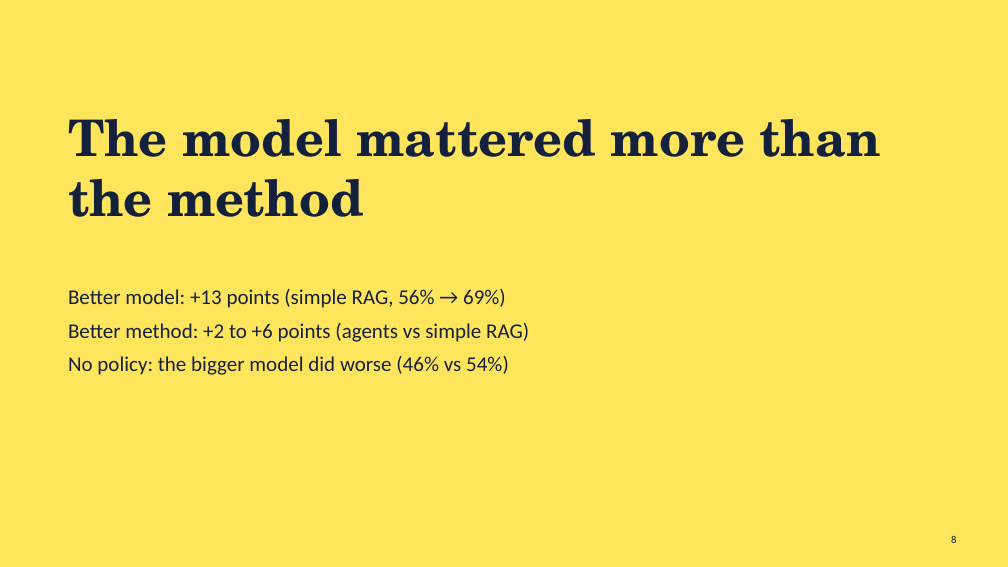
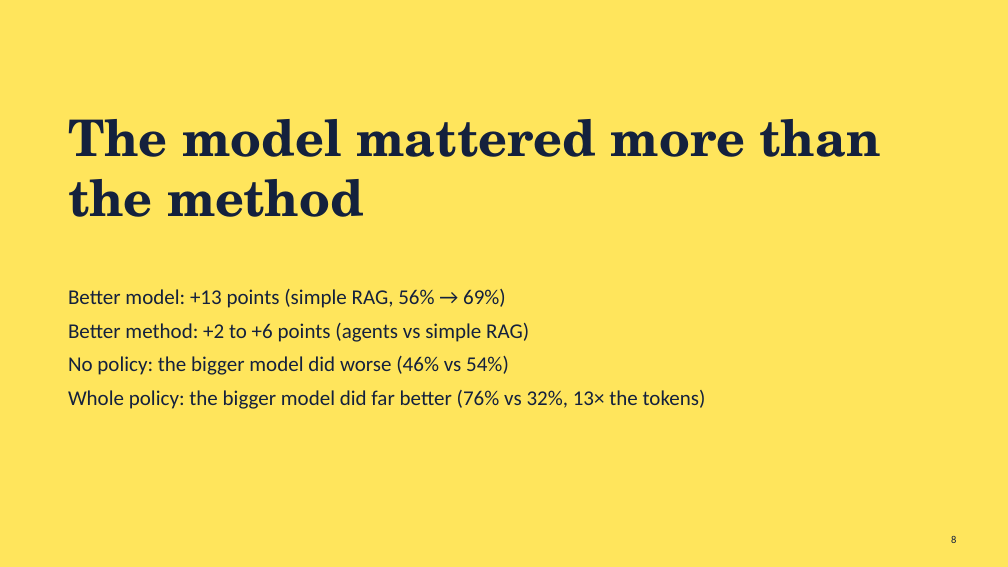
Before and after one commit to yezhan58-oss/insurance_policy_checker-rag, a slide deck: slide 8 of docs/IS469_presentation.pptx. Drawn at 1008x567 pixels with LibreOffice and Linux fonts; fonts in the diff are those of the drawing. Boxes give left, top, right and bottom in pixels: in the first picture for what was removed or moved away, otherwise in the second. Text is boxed around its words. In the diff, an @@ line names an element or a change of style, - is before the commit and + after.

```diff
--- a/docs/IS469_presentation.pptx
+++ b/docs/IS469_presentation.pptx
@@ text at (68, 390, 706, 409): paragraph added @@
+Whole policy: the bigger model did far better (76% vs 32%, 13× the tokens)
```
Also in this commit, not shown: 2 other files.
